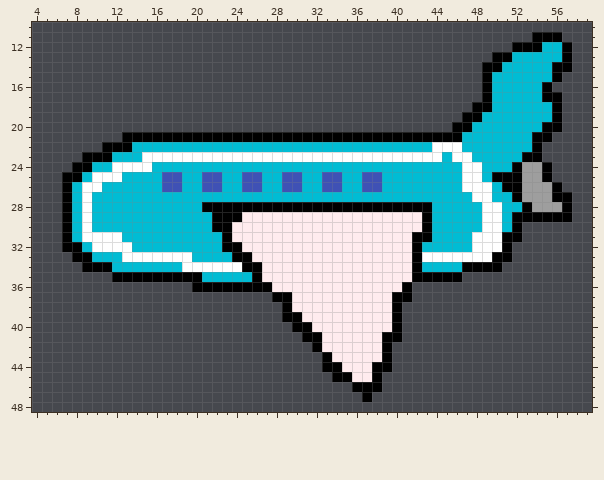
Two states of a pixel-art sprite, Player/Textures/temp_plane.png. Above: the version before the commit.
The file is 64x64 pixels. Shown: x 4..59, y 10..48.
After:
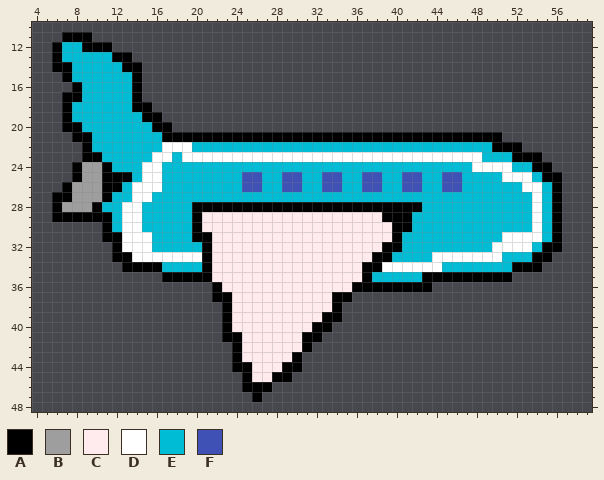
Palette (. is transparent): A #000000  B #9e9e9e  C #ffebee  D #ffffff  E #00bcd4  F #3f51b5
The exact change:
Changed rows in their new state; - is an unchanged pixel.
first column x 6:
11 -AAA--------------------------------------------...-
12 AEEAAA----------------------------------------......
13 AEEEEEAA------------------------------------........
14 AAEEEEEAA----------------------------------.........
15 -AEEEEEEA----------------------------------........-
16 --AEEEEEA----------------------------------.......--
17 -AAEEEEEA----------------------------------........-
18 -AEEEEEEAA--------------------------------.........-
19 -AEEEEEEEAA------------------------------..........-
20 -AAEEEEEEEAA----------------------------...........-
21 --AAEEEEEEE------------------------------AAAA.....--
22 ---AEEEE---DDD------------------------EEE---AAA..---
23 -----E---E--E--------------------------D--D---A-----
24 ---BBAEEE-D------------------------------E-DDDEEA---
25 -.-BBAAA-DDEE--EE------------------FF--FFEE-EDDDE-A-
26 --BBBAA-DDDEE--EE------------------FF--FFEEE-EEDDE--
27 A-BBBA--DD--------------------------------EE--EEDE-.
28 ABBBA--DD-----A----------------------E-----EE--EDEA.
29 A-AAAA-DD-----ACCCC--------------AAAEE-----EE-EEDE-.
30 -....A-DD-----ACCC----------------AAEE-----EE-EEDEA-
31 -....AADDD----AACC----------------AEEE----EEEDDDDEA-
32 -.....A-DD-----ACCC--------------AAEE-----EE-DDDEAA-
33 --....AA------DACCCC------------AAEEEE------DEEEAA--
34 ---....AAAA--EEACCCCC----------AADDDDDD--EEEEEAAA---
35 ------.....----ACCCCC----------AEEEEE----AAAAA------
36 --------------..-CCCCC--------AAAAA-AA--------------
37 ----------------AACCCCCC----AA......----------------
38 -----------------ACCCCCC----A......-----------------
39 -----------------ACCCCCCC--AA......-----------------
40 -----------------ACCCCCCCCAA.......-----------------
41 -----------------AACCCCCC--........-----------------
42 ------------------ACCCCCCA........------------------
43 ------------------ACCCCCA--.......------------------
44 ------------------AACCCAA--.......------------------
45 -------------------ACCAA----.....-------------------
46 -------------------AAA--------...-------------------
47 --------------------A----------.--------------------
Changed places in both pictures, as pixel boxes (x1, y1, x2, y2):
changed: (52, 32, 572, 402)
